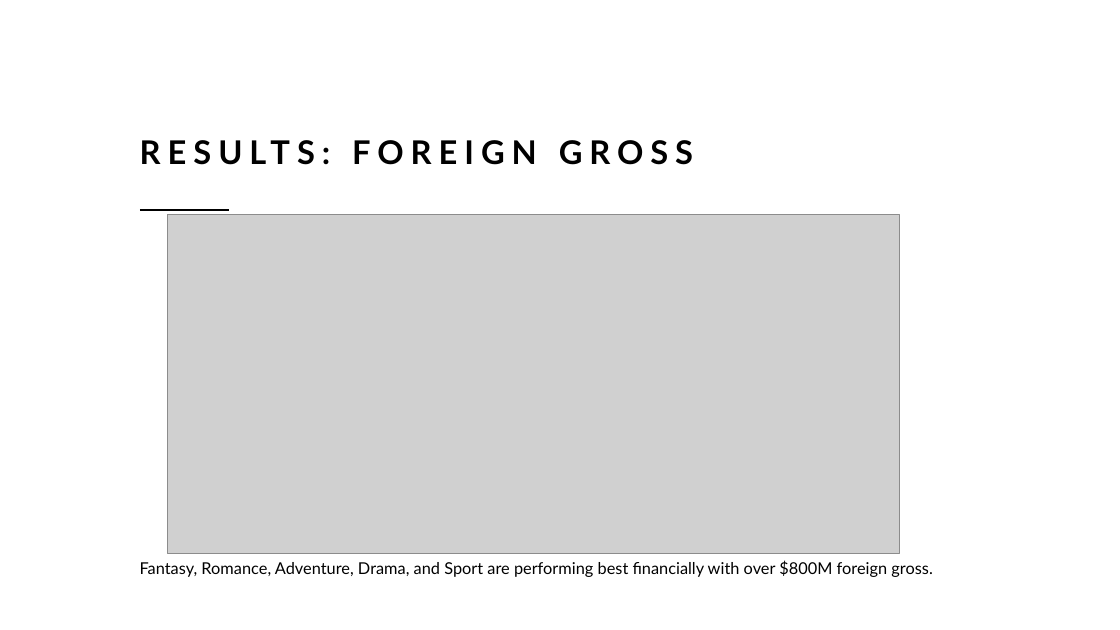
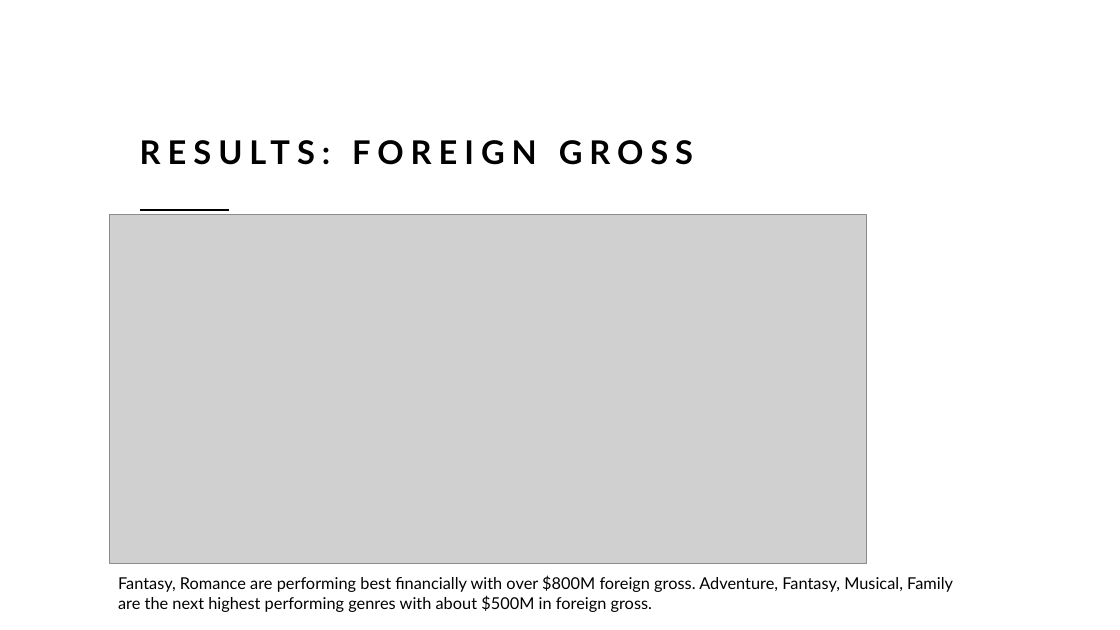
Before and after one commit to rusalka013/microsoft-movie-analysis, a slide deck: slide 13 of Movie_analysis_project.pptx. Drawn at 1120x630 pixels with LibreOffice and Linux fonts; fonts in the diff are those of the drawing; grey boxes stand for pictures. Boxes give left, top, right and bottom in pixels: in the first picture for what was removed or moved away, otherwise in the second. Text is boxed around its words. In the diff, an @@ line names an element or a change of style, - is before the commit and + after.

```diff
--- a/Movie_analysis_project.pptx
+++ b/Movie_analysis_project.pptx
@@ picture: place and size @@
-picture at [168,214,900,554]
+picture at [110,214,867,564]
@@ text at [118,576,953,612]: text changed @@
-Fantasy, Romance, Adventure, Drama, and Sport are performing best financially with over $800M foreign gross.
+Fantasy, Romance are performing best financially with over $800M foreign gross. Adventure, Fantasy, Musical, Family are the next highest performing genres with about $500M in foreign gross.
```
Also in this commit, not shown: 4 other slides changed, 1 slide added, 12 other files.
